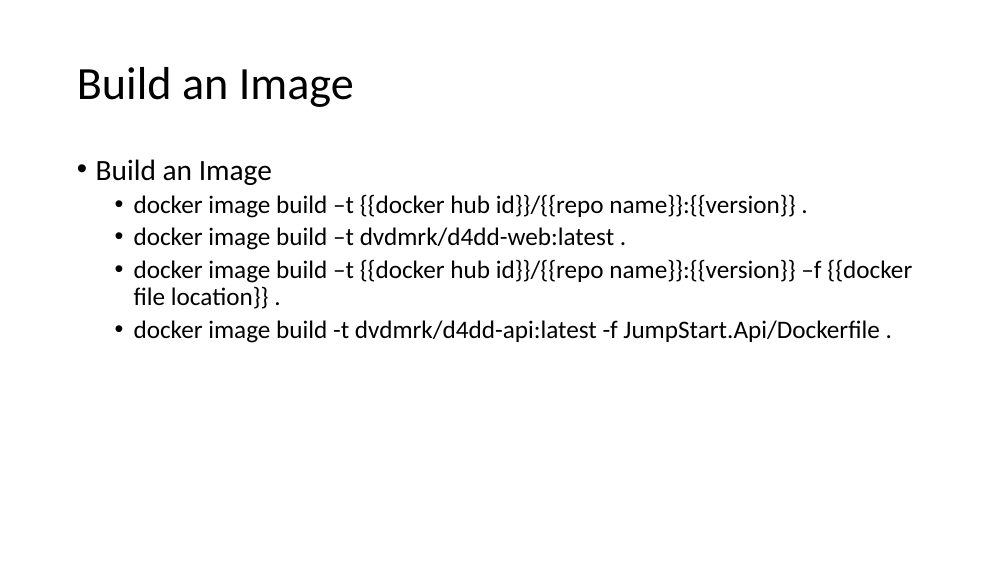
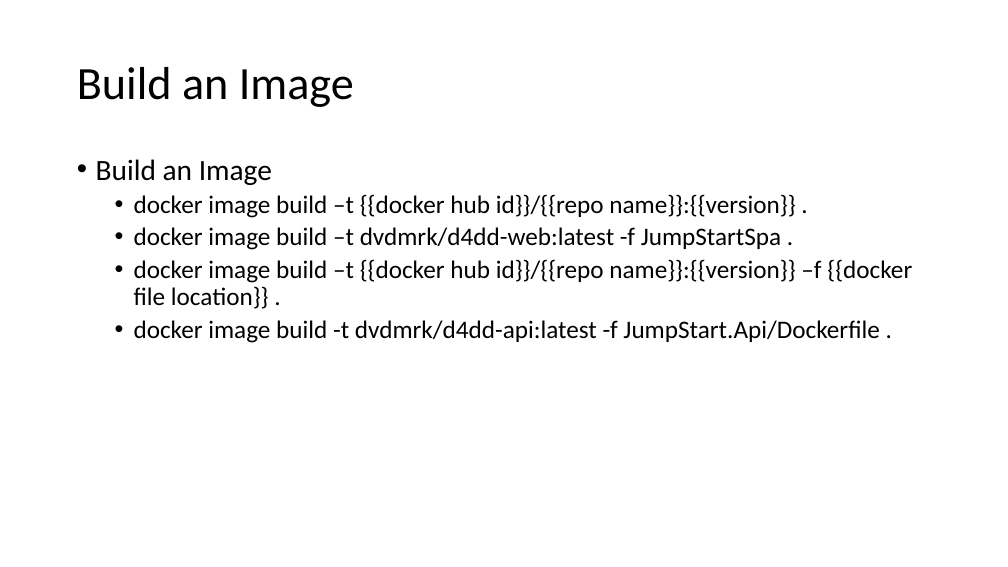
Before and after one commit to dvdmrk/DockerPresentation, a slide deck: slide 16 of Slides/DockerPresentation.pptx (slide 15 before the commit). Drawn at 1008x567 pixels with LibreOffice and Linux fonts; fonts in the diff are those of the drawing. Boxes give left, top, right and bottom in pixels: in the first picture for what was removed or moved away, otherwise in the second. Text is boxed around its words. In the diff, an @@ line names an element or a change of style, - is before the commit and + after.

```diff
--- a/Slides/DockerPresentation.pptx
+++ b/Slides/DockerPresentation.pptx
@@ text at [134, 227, 781, 250]: text changed @@
-  • docker image build –t dvdmrk/d4dd-web:latest .
+  • docker image build –t dvdmrk/d4dd-web:latest -f JumpStartSpa .
```
Also in this commit, not shown: 7 other slides changed, 7 slides added, 4 slides removed, 59 other files.
